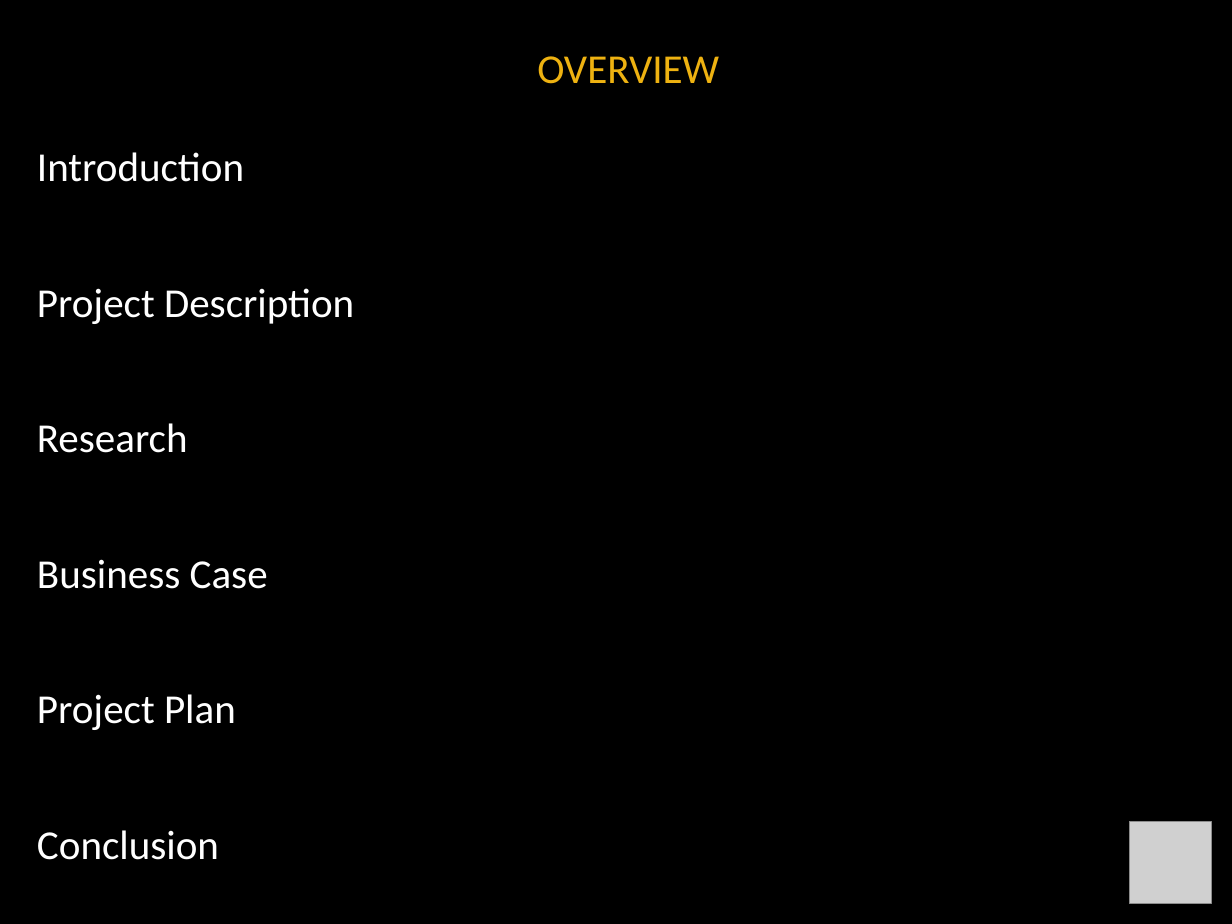
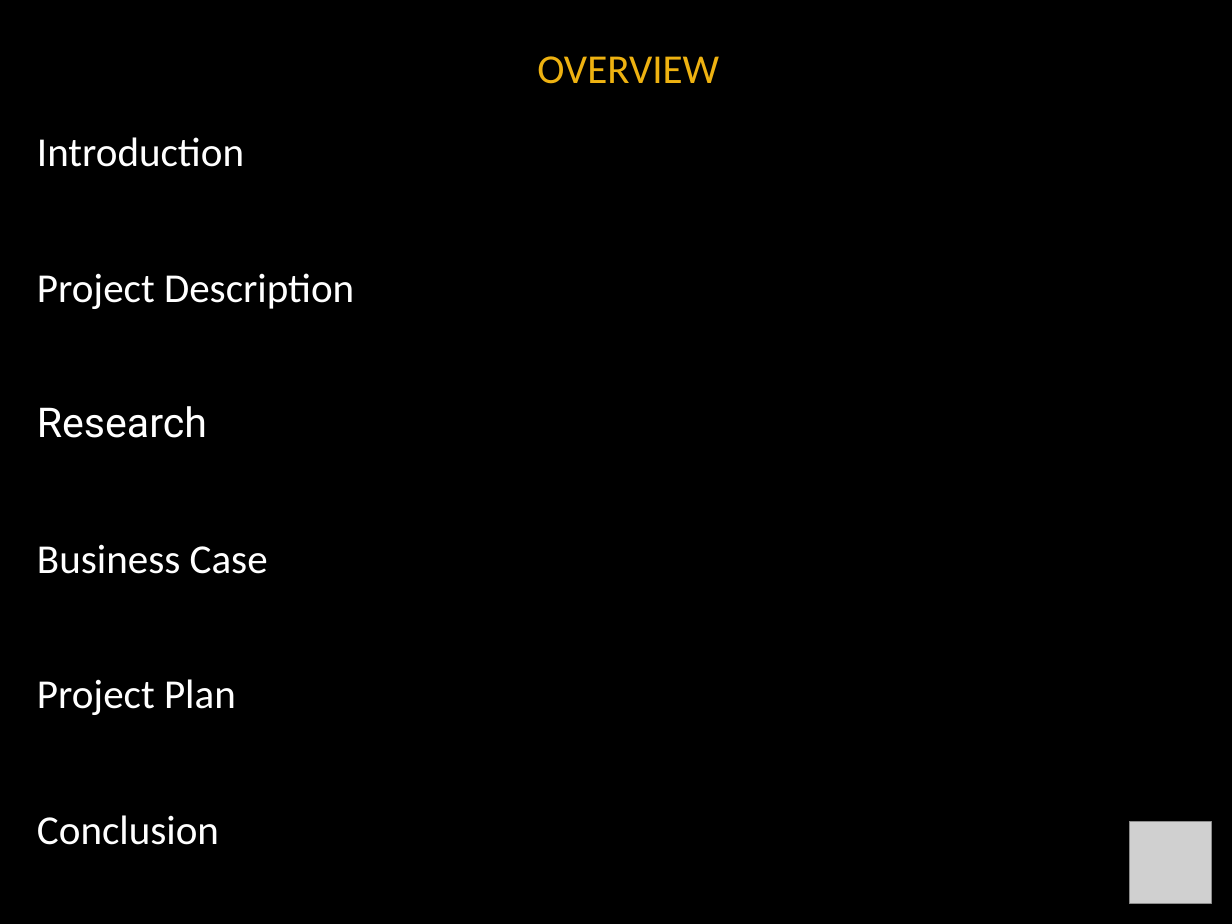
Before and after one commit to noanadler/RockStars, a slide deck: slide 2 of Deliverable1/Docs/TopicPresentation.pptx. Drawn at 1232x924 pixels with LibreOffice and Linux fonts; fonts in the diff are those of the drawing; grey boxes stand for pictures; background and template pictures are left out. Boxes give left, top, right and bottom in pixels: in the first picture for what was removed or moved away, otherwise in the second. Text is boxed around its words. In the diff, an @@ line names an element or a change of style, - is before the commit and + after.

```diff
--- a/Deliverable1/Docs/TopicPresentation.pptx
+++ b/Deliverable1/Docs/TopicPresentation.pptx
@@ text "Introduction": place and size @@
-text "Introduction" at <box>37,152,354,860</box>
+text "Introduction" at <box>37,137,354,845</box>
@@ text at <box>37,406,207,438</box>: font Calibri to Roboto in "Research" @@
```
Also in this commit, not shown: 9 other slides changed, 4 slides added, 1 slide removed.
